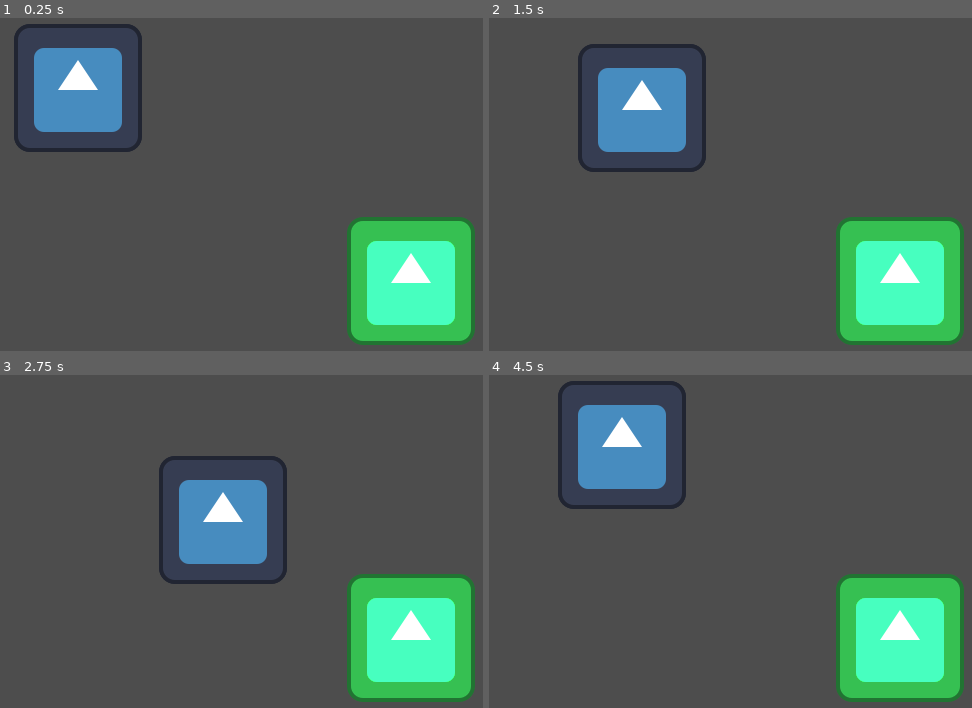
Above: before the commit, frames 1-4 (two rows, left to right).
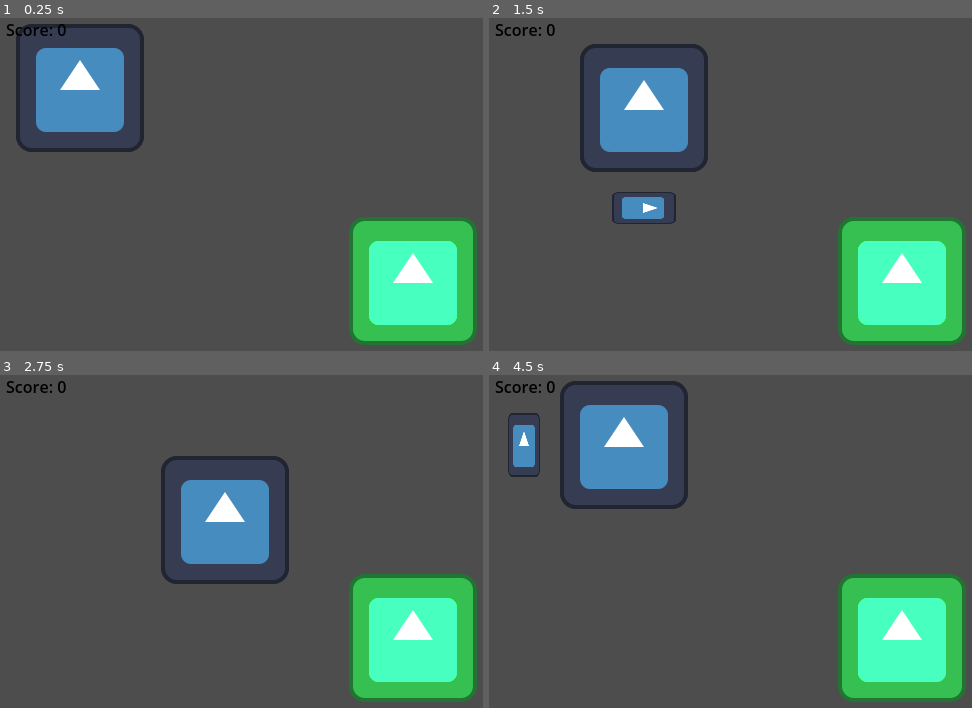
Above: after the commit, the same moments.

Repository: Bybett/Shinobi-Code
Game: Godot game, scene res://Scenes/root_scene_linux.tscn
Same seed, same stepped clock (60 frames per second), same inputs: the game is played once before the commit and once after it. The engine's default icon, where the game draws it, is replaced by a stand-in: a white triangle on a blue panel in a dark square.
Inputs:
- Up to frame 1 (0.25 s): no input
- Up to frame 2 (1.5 s): tap Enter at 0.5 s; hold D (Right) 0.53-1.28 s; tap Space (Space) at 0.6, 1.35 s; hold S (Down) from 1.28 s (still down)
- Up to frame 3 (2.75 s): release S (Down) at 2.03 s; hold D (Right) from 2.03 s (still down); tap Space (Space) at 2.1 s
- Up to frame 4 (4.5 s): release D (Right) at 2.78 s; hold W (Up) 2.78-3.53 s; tap Space (Space) at 2.85, 3.6, 4.35 s; hold A (Left) from 3.53 s (still down)

The runs differ from the first frame. In frame 1, 2.0% of the frame differs, in the area x 1-99%, y 1-98%; in frame 2, 2.8%; in frame 3, 2.0%; in frame 4, 2.8%.

Commit message:
Sword attack kills enemy. Added Globals to Autoload. Added score variable. Added UI and score UI element.

Diff:
--- a/slime-slayer/Scenes/Player Scenes/sword_swipe.tscn
+++ b/slime-slayer/Scenes/Player Scenes/sword_swipe.tscn
@@ -16,3 +16,5 @@
 position = Vector2(0, 9.53674e-07)
 scale = Vector2(0.25, 0.5)
 texture = ExtResource("1_jh7u7")
+
+[connection signal="area_entered" from="." to="." method="_on_area_entered"]
--- a/slime-slayer/Scenes/enemy_scene.tscn
+++ b/slime-slayer/Scenes/enemy_scene.tscn
@@ -4,6 +4,7 @@
 [ext_resource type="Texture2D" uid="uid://bhsq2hgmgm18m" path="res://icon.svg" id="2_nar1c"]
 
 [sub_resource type="RectangleShape2D" id="RectangleShape2D_mqbsp"]
+size = Vector2(128, 128)
 
 [node name="Enemy" type="Area2D"]
 script = ExtResource("1_loewu")
--- a/slime-slayer/Scenes/root_scene_linux.tscn
+++ b/slime-slayer/Scenes/root_scene_linux.tscn
@@ -1,15 +1,24 @@
-[gd_scene load_steps=6 format=3 uid="uid://cj3qaeck1sbq2"]
+[gd_scene load_steps=9 format=3 uid="uid://cj3qaeck1sbq2"]
 
 [ext_resource type="PackedScene" uid="uid://blnfphlrjc7qm" path="res://Scenes/Player Scenes/player_scene.tscn" id="1_c0w1u"]
 [ext_resource type="Script" path="res://Scripts/main_script.gd" id="1_irq5f"]
 [ext_resource type="Script" path="res://Scripts/player_script.gd" id="2_5jvhr"]
 [ext_resource type="PackedScene" uid="uid://bkt0v2v2afvxc" path="res://Scenes/enemy_scene.tscn" id="3_7meh6"]
 [ext_resource type="PackedScene" uid="uid://dstx040vqj326" path="res://Scenes/Player Scenes/sword_swipe.tscn" id="4_5xul6"]
+[ext_resource type="Script" path="res://Scripts/score_script.gd" id="6_p3554"]
+
+[sub_resource type="SystemFont" id="SystemFont_2o5nb"]
+
+[sub_resource type="Theme" id="Theme_su3eg"]
+default_font = SubResource("SystemFont_2o5nb")
+default_font_size = 16
 
 [node name="Node2D" type="Node2D"]
+position = Vector2(2, 0)
 script = ExtResource("1_irq5f")
 
 [node name="Player" parent="." instance=ExtResource("1_c0w1u")]
+position = Vector2(139, 288)
 script = ExtResource("2_5jvhr")
 SPEED = 100
 ATTACK_DISTANCE = 50
@@ -17,3 +26,21 @@
 
 [node name="Enemy" parent="." instance=ExtResource("3_7meh6")]
 position = Vector2(433, 293)
+
+[node name="UI" type="Control" parent="."]
+layout_mode = 3
+anchors_preset = 0
+offset_right = 40.0
+offset_bottom = 40.0
+theme = SubResource("Theme_su3eg")
+metadata/_edit_use_anchors_ = true
+
+[node name="Score" type="Label" parent="UI"]
+layout_mode = 0
+offset_left = 26.0
+offset_top = 30.0
+offset_right = 87.0
+offset_bottom = 53.0
+theme_override_colors/font_color = Color(0, 0, 0, 1)
+text = "Score: 0"
+script = ExtResource("6_p3554")
--- a/slime-slayer/Scripts/enemy_collision.gd
+++ b/slime-slayer/Scripts/enemy_collision.gd
@@ -2,7 +2,7 @@
 
 # Called when the node enters the scene tree for the first time.
 func _ready() -> void:
-	pass # Replace with function body.
+	self.monitorable
 
 # Called every frame. 'delta' is the elapsed time since the previous frame.
 func _process(_delta: float) -> void:
--- /dev/null
+++ b/slime-slayer/Scripts/globals.gd
@@ -0,0 +1,3 @@
+extends Node
+
+var score: int = 0
--- a/slime-slayer/Scripts/player_script.gd
+++ b/slime-slayer/Scripts/player_script.gd
@@ -34,12 +34,8 @@
 			sword_swipe.position = (direction * ATTACK_DISTANCE) * 2
 			if (direction == Vector2.UP):
 				sword_swipe.rotation_degrees = -90
-				print("ATTACK UP")
 			elif (direction == Vector2.DOWN):
 				sword_swipe.rotation_degrees = 90
-			print(direction)
-			print("sword: ", sword_swipe.position.x)
-			print("player: ", position.x)
 			add_child(sword_swipe)
 		else:
 			print("No sword_swipe_scene")
--- /dev/null
+++ b/slime-slayer/Scripts/score_script.gd
@@ -0,0 +1,9 @@
+extends Label
+
+# Called when the node enters the scene tree for the first time.
+func _ready() -> void:
+	pass # Replace with function body.
+
+# Called every frame. 'delta' is the elapsed time since the previous frame.
+func _process(delta: float) -> void:
+	text = "Score: " + str(Globals.score)
--- a/slime-slayer/Scripts/sword_script.gd
+++ b/slime-slayer/Scripts/sword_script.gd
@@ -1,16 +1,16 @@
-extends Node
+extends Area2D
 
 # Called when the node enters the scene tree for the first time.
 func _ready() -> void:
-	pass # Replace with function body.
-
-func _on_body_entered(body):
-	if (body.health):
-		body.health -= 1
-	else:
-		print("No Health Value")
+	self.monitoring
+	self.monitorable
 
 # Called every frame. 'delta' is the elapsed time since the previous frame.
 func _process(delta: float) -> void:
-	await get_tree().create_timer(0.5)
+	await get_tree().create_timer(0.1).timeout
 	self.queue_free()
+
+func _on_area_entered(area):
+	if (area.name.begins_with("Enemy")):
+		area.queue_free()
+		Globals.score += 10
--- a/slime-slayer/project.godot
+++ b/slime-slayer/project.godot
@@ -14,6 +14,10 @@
 run/main_scene="res://Scenes/root_scene_linux.tscn"
 config/features=PackedStringArray("4.3", "GL Compatibility")
 config/icon="res://icon.svg"
+
+[autoload]
+
+Globals="*res://Scripts/globals.gd"
 
 [display]
 
